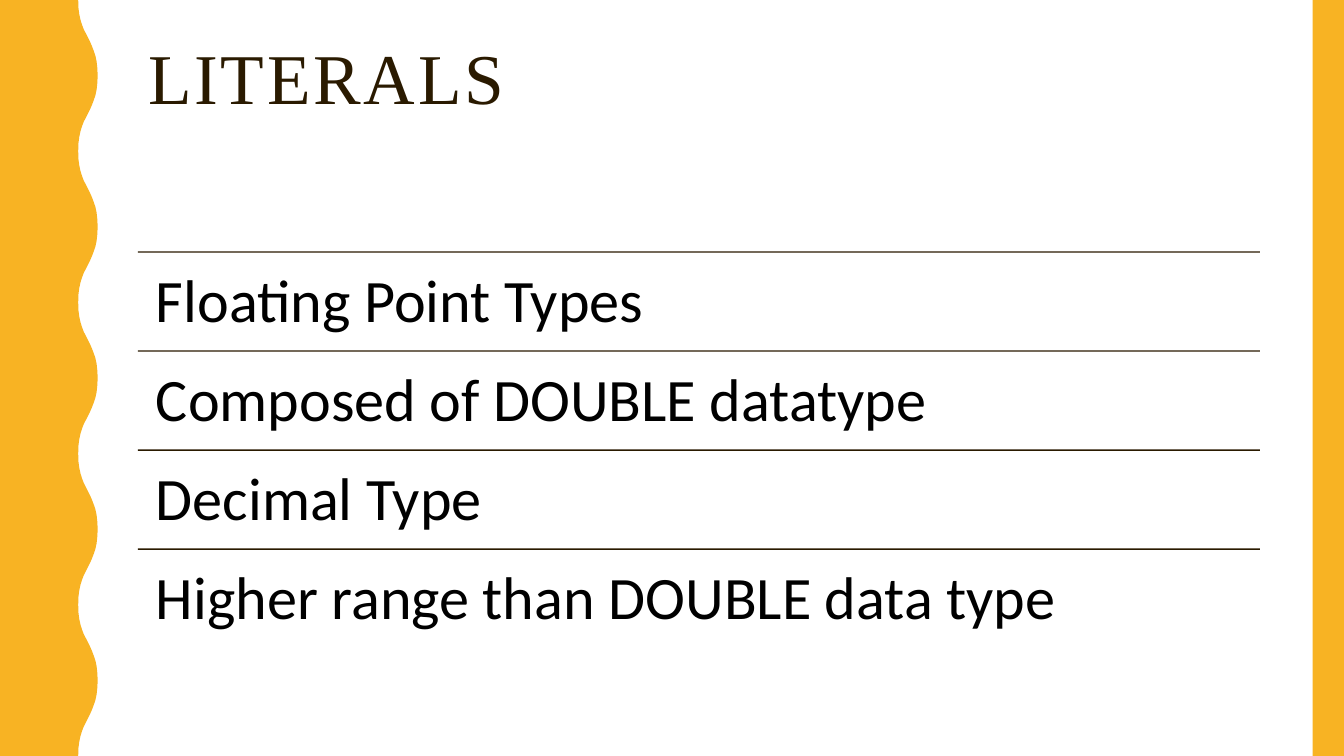
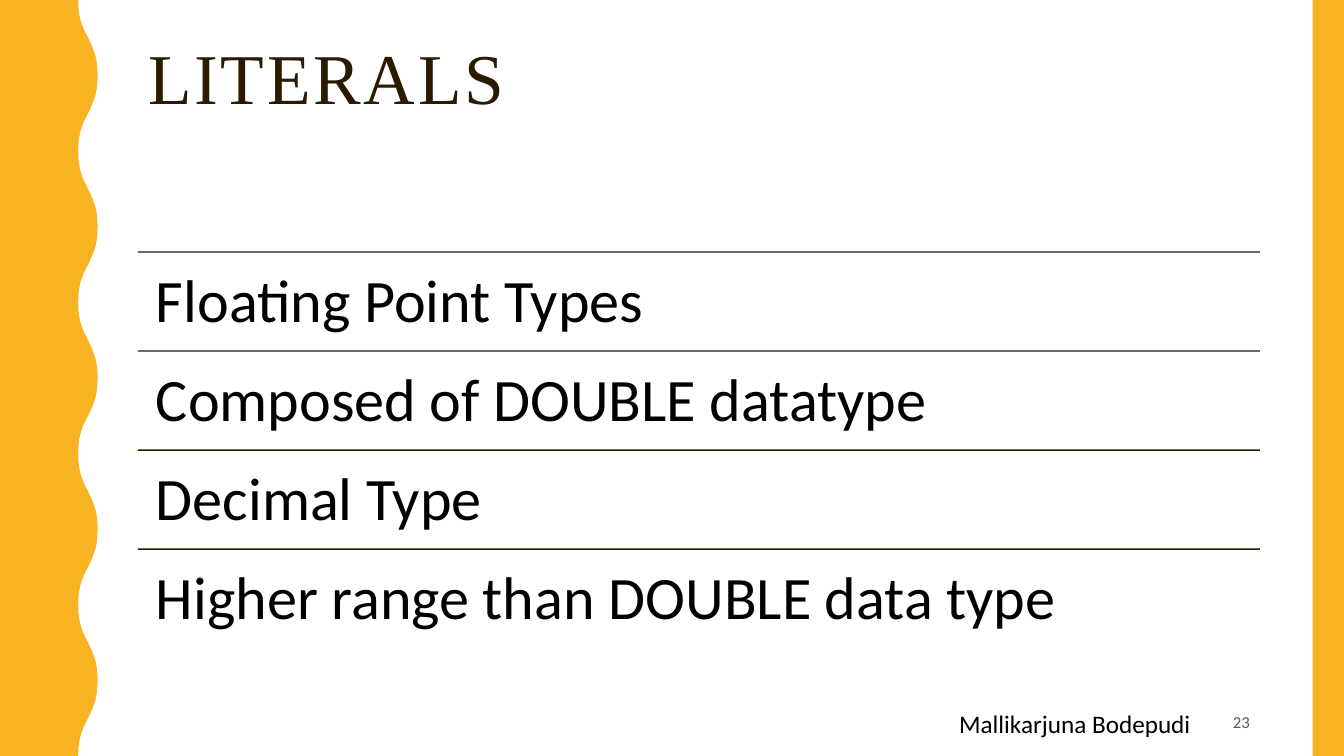
Before and after one commit to badisasairam/Hive, a slide deck: slide 23 of docs/HIVE.pptx. Drawn at 1344x756 pixels with LibreOffice and Linux fonts; fonts in the diff are those of the drawing. Boxes give left, top, right and bottom in pixels: in the first picture for what was removed or moved away, otherwise in the second. Text is boxed around its words. In the diff, an @@ line names an element or a change of style, - is before the commit and + after.

```diff
--- a/docs/HIVE.pptx
+++ b/docs/HIVE.pptx
@@ text added at bbox=[959, 715, 1190, 738], 18 pt, text #000000 @@
+Mallikarjuna Bodepudi
@@ page number added at bbox=[1233, 717, 1250, 728], 12 pt, text #595959 @@
+23
```
Also in this commit, not shown: 36 other slides changed, 1 slide added, 1 slide removed.
